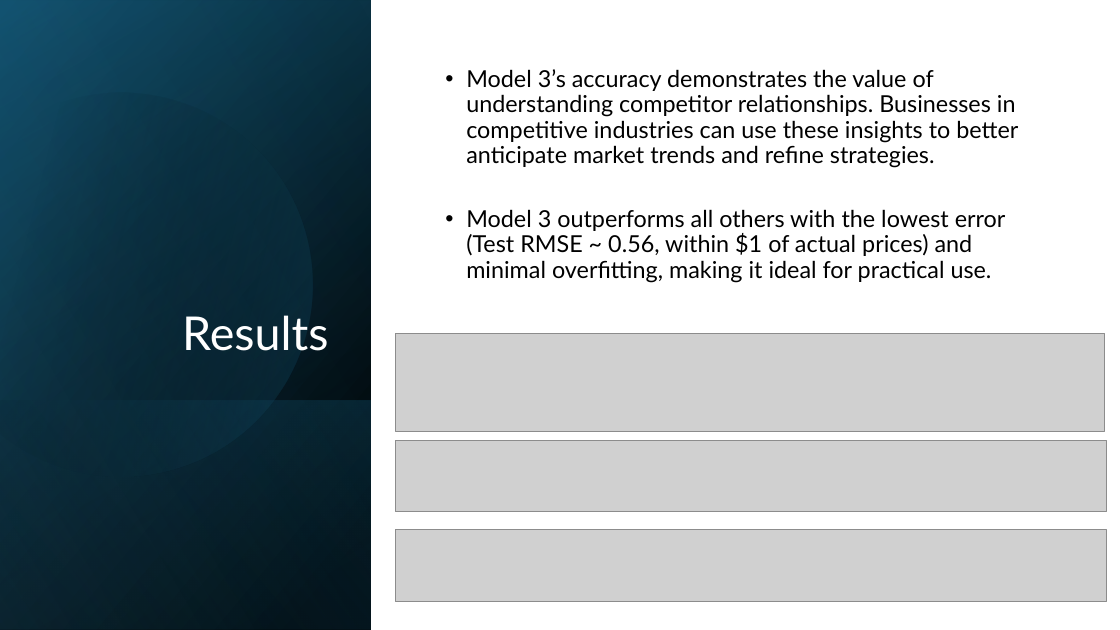
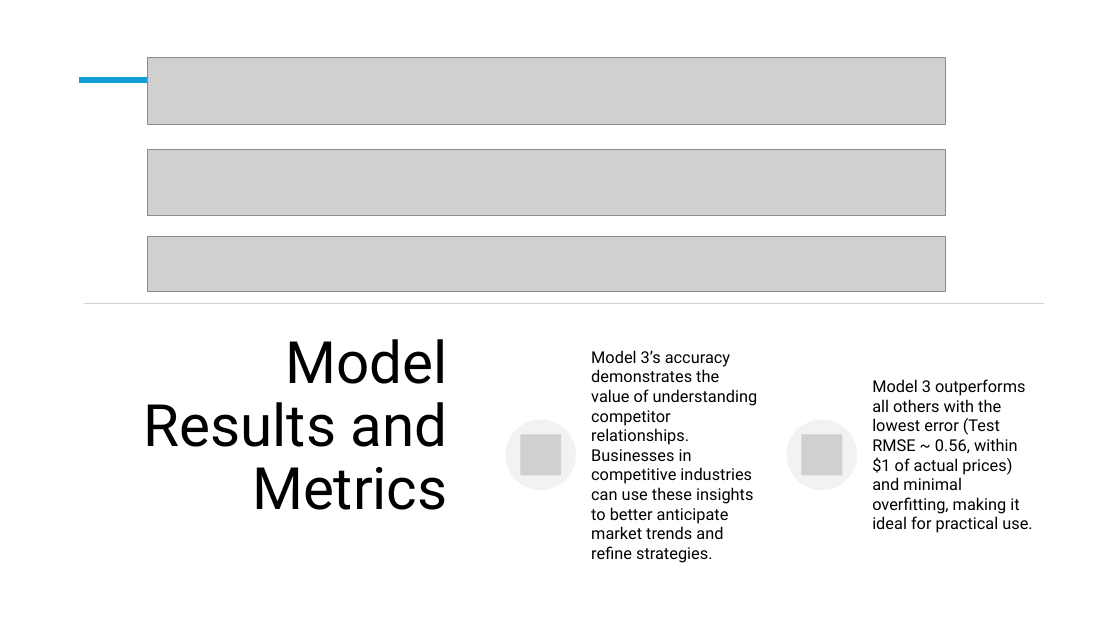
Before and after one commit to emilyschnepp/appleStockPrediction, a slide deck: slide 7 of appleStockResultsandViz.pptx. Drawn at 1120x630 pixels with LibreOffice and Linux fonts; fonts in the diff are those of the drawing; grey boxes stand for pictures. Boxes give left, top, right and bottom in pixels: in the first picture for what was removed or moved away, otherwise in the second. Text is boxed around its words. In the diff, an @@ line names an element or a change of style, - is before the commit and + after.

```diff
--- a/appleStockResultsandViz.pptx
+++ b/appleStockResultsandViz.pptx
@@ rectangle removed at (x1=0, y1=0, x2=1120, y2=630) @@
@@ rectangle removed at (x1=0, y1=0, x2=371, y2=630) @@
@@ rectangle removed at (x1=0, y1=1, x2=371, y2=630) @@
@@ rectangle removed at (x1=0, y1=0, x2=371, y2=629) @@
@@ freeform shape removed at (x1=0, y1=47, x2=359, y2=515) @@
@@ picture resized from (x1=395, y1=334, x2=1105, y2=432) to (x1=147, y1=58, x2=945, y2=124) @@
@@ line added from (80, 80) to (147, 80), #0F9ED5 4.5 pt @@
@@ picture resized from (x1=395, y1=440, x2=1107, y2=512) to (x1=147, y1=150, x2=945, y2=216) @@
@@ text at (x1=466, y1=209, x2=1006, y2=283): paragraph removed @@
-• Model 3 outperforms all others with the lowest error (Test RMSE ~ 0.56, within $1 of actual prices) and minimal overfitting, making it ideal for practical use.
@@ picture resized from (x1=395, y1=530, x2=1107, y2=602) to (x1=147, y1=236, x2=945, y2=292) @@
@@ line added from (83, 304) to (1044, 304), #D1D1D1 1 pt @@
@@ text removed at (x1=182, y1=315, x2=328, y2=351) @@
-Results
@@ text added at (x1=144, y1=339, x2=448, y2=510), 50 pt, text #000000 @@
+Model Results and Metrics
@@ text "Model 3’s accuracy demonstrates the ..." moved from (x1=466, y1=69, x2=1018, y2=283) to (x1=591, y1=350, x2=758, y2=563) @@
@@ text "Model 3’s accuracy demonstrates the ..." at (x1=591, y1=350, x2=758, y2=563): size 20 to 14 pt, font Lato to Roboto; bullet • to none; line spacing 0.9 to 1; less space between paragraphs @@
@@ group added at (x1=506, y1=379, x2=1032, y2=533): 2 ellipses, 2 pictures, 1 text @@
+Model 3 outperforms all others with the lowest error (Test RMSE ~ 0.56, within $1 of actual prices) and minimal overfitting, making it ideal for practical use.
@@ rectangle removed at (x1=0, y1=400, x2=371, y2=630) @@
```
Also in this commit, not shown: 7 other slides changed.
